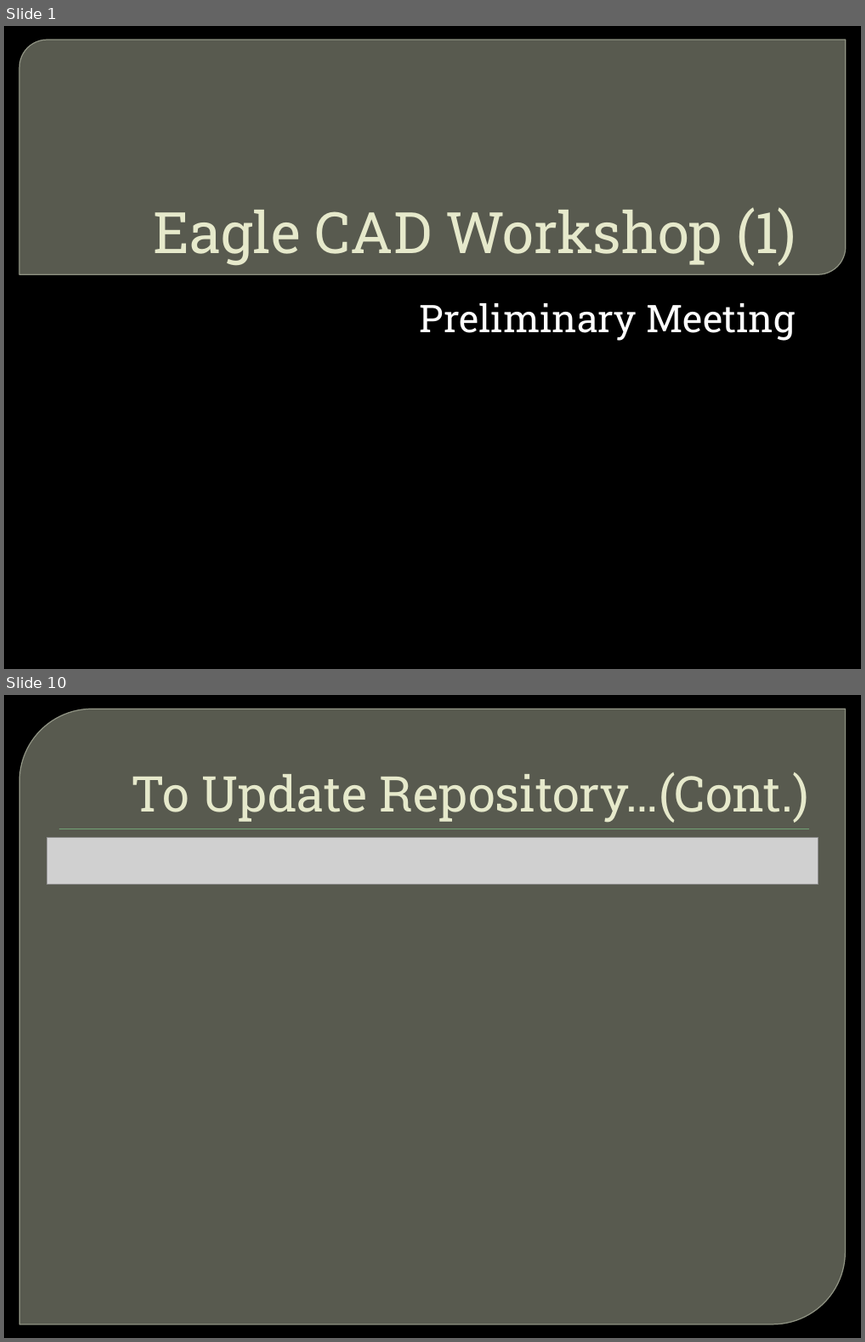
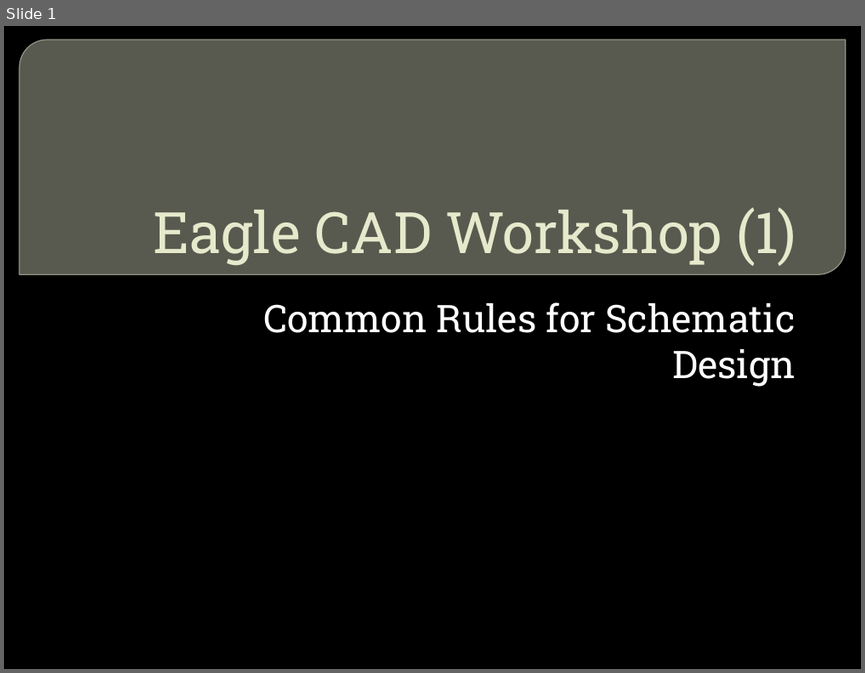
Before and after one commit to CSPon/Workshop_Materials, a slide deck: Workshop_Slides/Eagle CAD/Eagle CAD Workshop (1).pptx. Shown one above the other, each under a label of ours: slides 1 and 10 before the commit, slide 1 after it; the slides between them are not shown. The pictures are 865x1342 and 865x673 pixels, drawn with LibreOffice and Linux fonts; fonts in the diff are those of the drawing; grey boxes stand for pictures; background and template pictures are left out. Boxes give left, top, right and bottom in pixels: in the first picture for what was removed or moved away, otherwise in the second. Text is boxed around its words. In the diff, an @@ line names an element or a change of style, - is before the commit and + after.

```diff
--- a/Workshop_Slides/Eagle CAD/Eagle CAD Workshop (1).pptx
+++ b/Workshop_Slides/Eagle CAD/Eagle CAD Workshop (1).pptx
@@ slide 10 removed at [4,695,861,1338], background picture (left out) @@
@@ round diag rect removed at [19,709,846,1324] @@
@@ title removed at [132,772,809,823] @@
-To Update Repository…(Cont.)
@@ picture removed at [46,838,818,885] @@
@@ rectangle removed at [59,828,809,829] @@
@@ slide 1 changed as well @@
@@ subtitle at [263,302,795,386]: text changed @@
-Preliminary Meeting
+Common Rules for Schematic Design
```
Also in this commit, not shown: 4 other slides changed, 7 slides added, 13 other slides removed, 3 other files.
